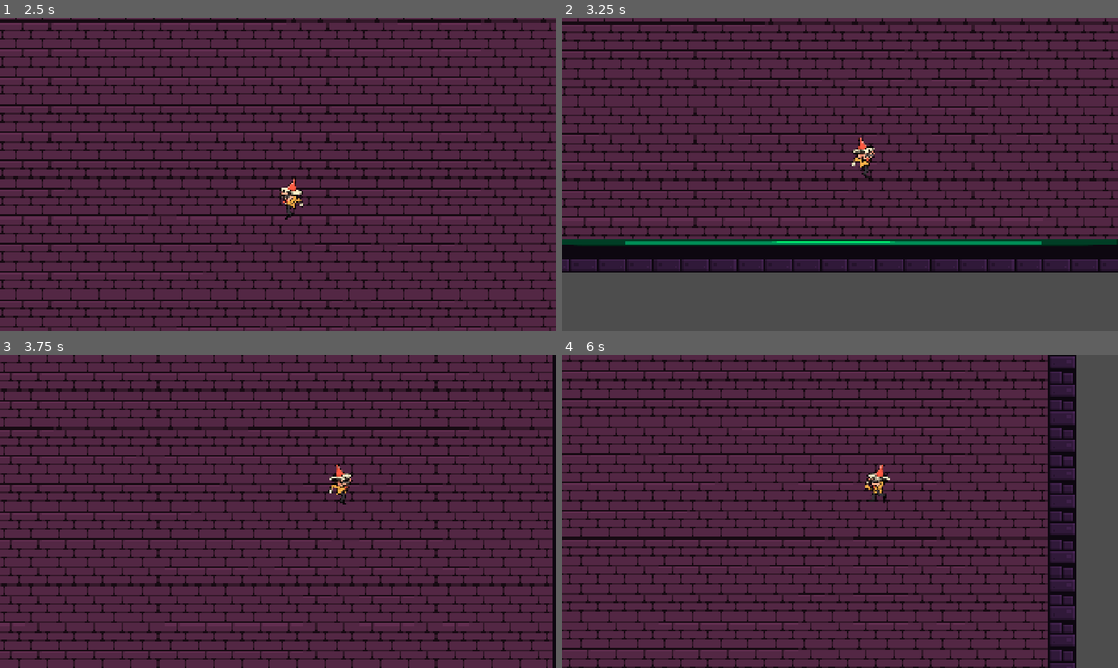
Above: before the commit, frames 1-4 (two rows, left to right).
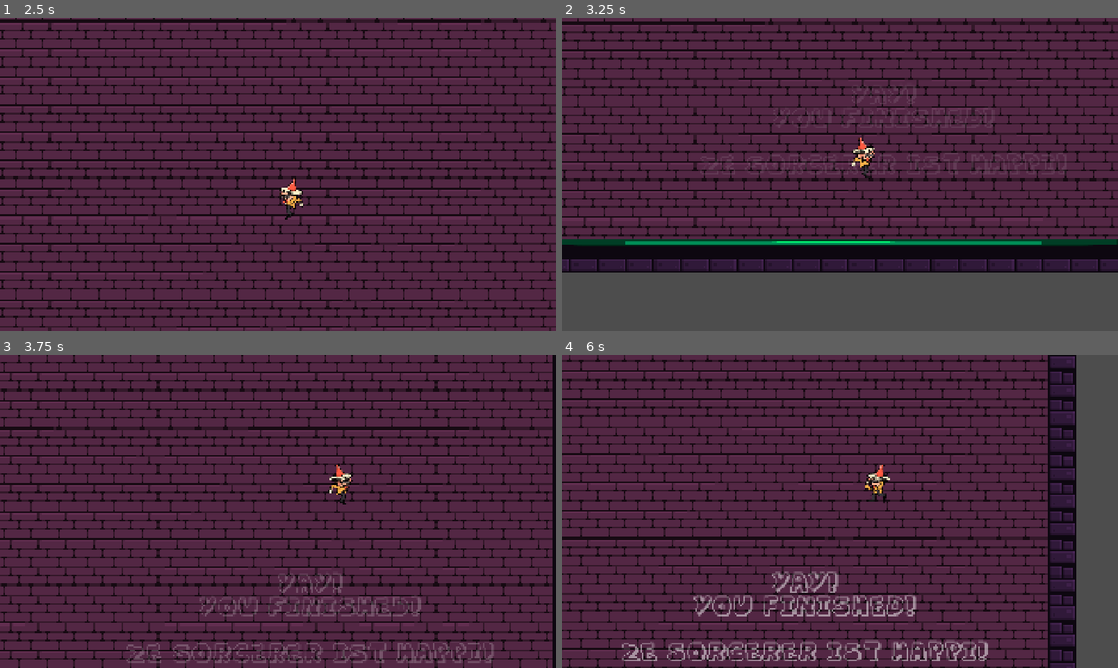
Above: after the commit, the same moments.

Repository: mokoszerosy/giera-dzamik-v4
Game: Godot game, scene res://scenes/levels/base_level.tscn
The game is run twice, just before and just after one commit, with the same random seed, the same clock (stepped at 60 frames per second) and the same inputs. This scene is started directly instead of the project's main scene. The engine's default icon, where the game draws it, is replaced by a stand-in: a white triangle on a blue panel in a dark square.
Inputs:
- Up to frame 1 (2.5 s): hold Right (move_right) 0.53-2.03 s; tap Space (jump) at 0.77, 1.52 s; hold A (move_left) from 2.03 s (still down)
- Up to frame 2 (3.25 s): release A (move_left) at 2.78 s; hold Right (move_right) from 2.78 s (still down); tap Space (jump) at 3.02 s
- Up to frame 3 (3.75 s): keep holding Right (move_right)
- Up to frame 4 (6 s): tap Space (jump) at 3.77, 4.52 s; release Right (move_right) at 4.28 s; hold A (move_left) 4.28-5.03 s; hold Right (move_right) 5.03-5.78 s; hold A (move_left) from 5.78 s (still down)

Frame 1 is identical in both runs. In frame 3, 2.3% of the frame differs, in the area x 22-89%, y 69-99%; in frame 4, 3.0%, in the area x 10-77%, y 69-98%.

Commit message:
feat: Finishing activation area

Diff:
--- a/gieranadzamik4/scenes/levels/base_level.tscn
+++ b/gieranadzamik4/scenes/levels/base_level.tscn
@@ -2,6 +2,7 @@
 
 [ext_resource type="Script" uid="uid://dl2braeufmvuf" path="res://scripts/base_level.gd" id="1_md458"]
 [ext_resource type="Texture2D" uid="uid://bqwq00uvaps6e" path="res://assets/sprites/tilesets/terrain.png" id="3_ukglk"]
+[ext_resource type="FontFile" uid="uid://cukrjku7u4g7o" path="res://assets/pizza-tower-small.otf" id="4_o1chu"]
 [ext_resource type="PackedScene" uid="uid://nd57l21qgghc" path="res://scenes/bouncer.tscn" id="4_wwrw0"]
 
 [sub_resource type="TileSetAtlasSource" id="TileSetAtlasSource_wwrw0"]
@@ -286,6 +287,9 @@
 physics_layer_0/collision_layer = 1
 sources/0 = SubResource("TileSetAtlasSource_wwrw0")
 
+[sub_resource type="RectangleShape2D" id="RectangleShape2D_gqjdf"]
+size = Vector2(2036, 368.5)
+
 [node name="Main" type="Node2D" unique_id=1953884599 node_paths=PackedStringArray("spawn_point")]
 script = ExtResource("1_md458")
 spawn_point = NodePath("PlayerSpawnPoint")
@@ -303,3 +307,31 @@
 
 [node name="PlayerSpawnPoint" type="Marker2D" parent="." unique_id=630531347]
 position = Vector2(792, 678)
+
+[node name="FinishActivationArea" type="Area2D" parent="." unique_id=2042148574]
+
+[node name="CollisionShape2D" type="CollisionShape2D" parent="FinishActivationArea" unique_id=1287311650]
+position = Vector2(1110, -138.75)
+shape = SubResource("RectangleShape2D_gqjdf")
+
+[node name="FinishGroup" type="Control" parent="." unique_id=1915040888]
+modulate = Color(1, 1, 1, 0)
+layout_mode = 3
+anchors_preset = 0
+
+[node name="FinishLabel" type="Label" parent="FinishGroup" unique_id=1206983600]
+layout_mode = 0
+offset_left = 639.0
+offset_top = 401.0
+offset_right = 1133.0
+offset_bottom = 530.0
+theme_override_fonts/font = ExtResource("4_o1chu")
+theme_override_font_sizes/font_size = 72
+text = "YAY!
+You finished!
+
+Ze Sorcerer ist happi!"
+horizontal_alignment = 1
+vertical_alignment = 1
+
+[connection signal="body_entered" from="FinishActivationArea" to="." method="_on_finish_activation_area_body_entered"]
--- a/gieranadzamik4/scenes/levels/level_1.tscn
+++ b/gieranadzamik4/scenes/levels/level_1.tscn
@@ -66,3 +66,12 @@
 [node name="Platform16" parent="." index="16" unique_id=1365367823 instance=ExtResource("2_6iamk")]
 position = Vector2(1056, -2400)
 width = 9
+
+[node name="CollisionShape2D" parent="FinishActivationArea" parent_id_path=PackedInt32Array(2042148574) index="0" unique_id=1287311650]
+position = Vector2(1104, -2641)
+
+[node name="FinishLabel" parent="FinishGroup" parent_id_path=PackedInt32Array(1915040888) index="0" unique_id=1206983600]
+offset_left = 480.0
+offset_top = -2976.0
+offset_right = 1750.0
+offset_bottom = -2659.0
--- a/gieranadzamik4/scripts/base_level.gd
+++ b/gieranadzamik4/scripts/base_level.gd
@@ -1,6 +1,8 @@
 extends Node
 
 const PLAYER = preload("uid://s31bky5a7fdn")
+
+@onready var finish_group: Control = $FinishGroup
 
 @export var spawn_point: Marker2D
 
@@ -8,3 +10,10 @@
 	var player: CharacterBody2D = PLAYER.instantiate()
 	player.global_position = spawn_point.global_position
 	add_child(player)
+
+
+
+func _on_finish_activation_area_body_entered(body: Node2D) -> void:
+	if not body is Player:
+		return
+	create_tween().tween_property(finish_group, "modulate", Color.WHITE, 5.0).set_trans(Tween.TRANS_CUBIC).set_ease(Tween.EASE_IN_OUT)
